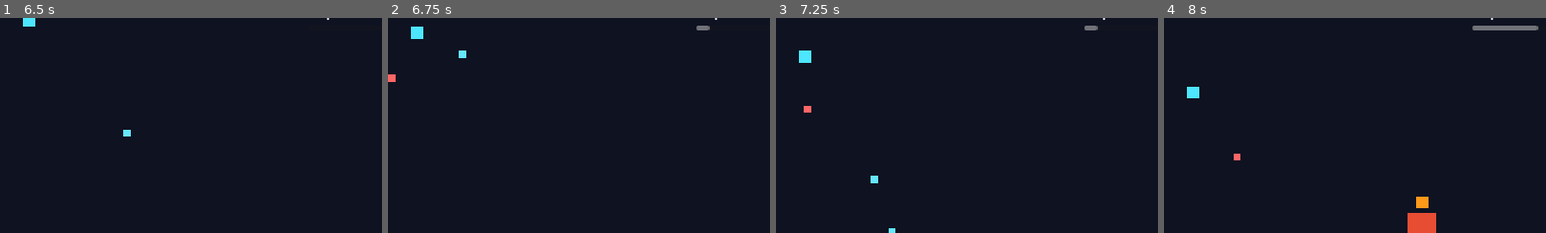
Above: before the commit, frames 1-4 (left to right).
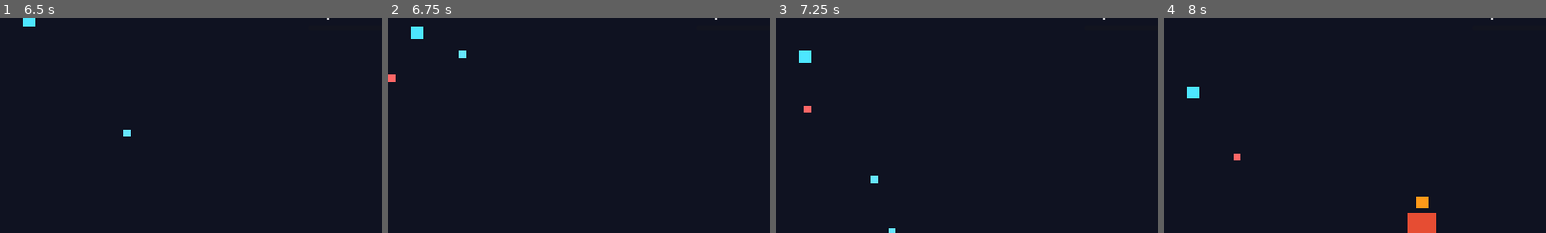
Above: after the commit, the same moments.

Repository: Funfetsunk/terra-intercept
Game: Godot game, scene res://scenes/menus/ship_select.tscn
The game is run twice, just before and just after one commit, with the same random seed, the same clock (stepped at 60 frames per second) and the same inputs.
Inputs (mouse positions are % of the whole screen's width and height, from its top left):
- Up to frame 1 (6.5 s): click (21, 58) at 0.5 s; tap Enter (ui_accept) at 1.25, 1.52, 4.52 s; move the mouse to (72, 45) at 1.27 s; hold D (p1_move_right) 1.28-2 s; click (72, 45) at 1.35 s; drag from (30, 55) to (69, 83) at 2.02 s; move the mouse to (60, 28) at 2.77 s; hold D (p1_move_right) 2.78-3.5 s; hold Space (p1_ordnance) 2.78-3.5 s; drag from (45, 70) to (20, 35) at 3.52 s; move the mouse to (80, 65) at 4.27 s; hold A (p1_move_left) 4.28-5 s; tap E (p1_squad_next) at 4.35 s; drag from (20, 35) to (35, 25) at 5.02 s; move the mouse to (55, 50) at 5.77 s; hold S (p1_move_down) from 5.78 s (still down); click (55, 50) at 5.85 s
- Up to frame 2 (6.75 s): release S (p1_move_down) at 6.5 s; drag from (35, 25) to (30, 55) at 6.52 s
- Up to frame 3 (7.25 s): no input
- Up to frame 4 (8 s): move the mouse to (72, 45) at 7.27 s; hold W (p1_move_up) from 7.28 s (still down); hold Space (p1_ordnance) from 7.28 s (still down); tap Enter (ui_accept) at 7.52 s
The pictures show only the part of the screen within x 35-85%, y 15-65%; the shares and areas given below are measured in that part.

Frame 1 is identical in both runs. In frame 2, less than 0.1% of the frame differs, in the area x 80-85%, y 3-6%; in frame 3, less than 0.1%; in frame 4, 0.4%, in the area x 80-98%, y 3-6%.

Commit message:
Grant free special charges during the tutorial
special_charges only fills from damage dealt, so a fresh tutorial player
had no way to fire any special to satisfy the squad-radio beats. Grant a
full set at tutorial start and skip depletion on use while tutorial_active
is true; charges carry over unchanged into normal play and start
depleting on the first post-tutorial use.

Co-Authored-By: Claude Sonnet 5 <noreply@anthropic.com>
Claude-Session: https://claude.ai/code/session_01Nh3aPMJzmkSArqwMqRdZHh

Diff:
--- a/scenes/player/player_ship.gd
+++ b/scenes/player/player_ship.gd
@@ -213,8 +213,9 @@
 func _try_fire_special() -> void:
 	if special_charges <= 0 or _squad.is_empty():
 		return
-	special_charges -= 1
-	special_charges_changed.emit(special_charges, data.special_charge_max)
+	if not _game_state.tutorial_active:
+		special_charges -= 1
+		special_charges_changed.emit(special_charges, data.special_charge_max)
 	var armed: ShipData = _squad[_squad_index]
 	_deploy_special(armed)
 	_special_invincible_timer = armed.special_duration
--- a/scripts/systems/tutorial_sequencer.gd
+++ b/scripts/systems/tutorial_sequencer.gd
@@ -32,6 +32,7 @@
 	_bullets = get_node("/root/BulletManager")
 	_game_state = get_node("/root/GameState")
 	_game_state.tutorial_active = true
+	_player.grant_special_charge(_player.data.special_charge_max)
 	_player.weapon_fired.connect(func() -> void: _fired_since_beat = true)
 	_player.focus_used.connect(func() -> void: _focus_used_since_beat = true)
 	_player.ordnance_fired.connect(func() -> void: _ordnance_fired_since_beat = true)
